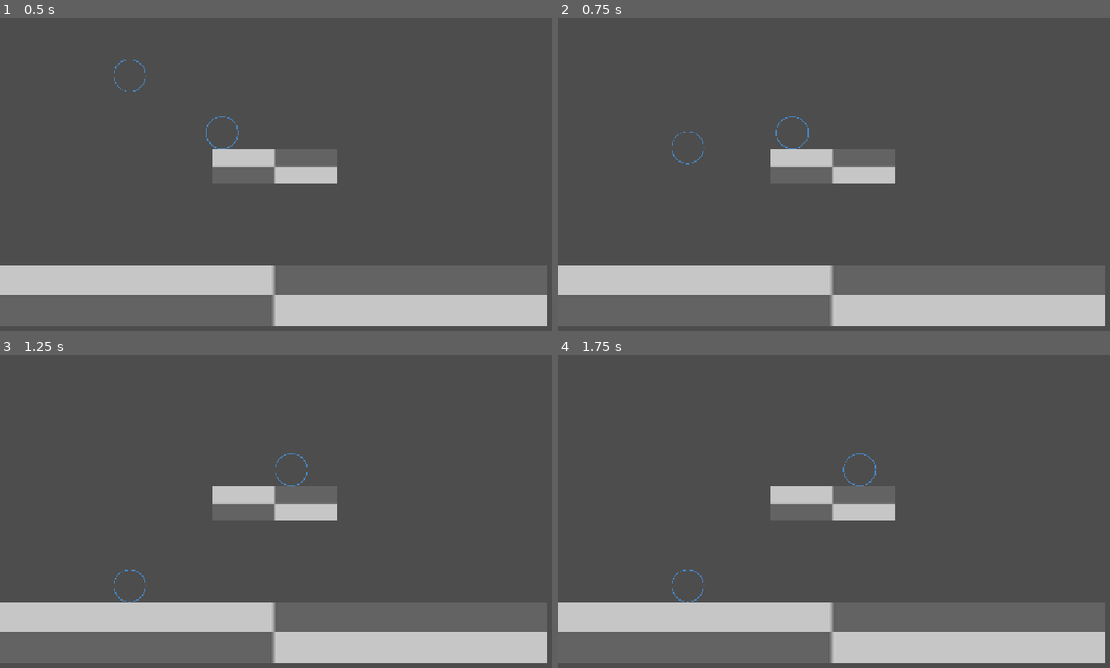
Above: before the commit, frames 1-4 (two rows, left to right).
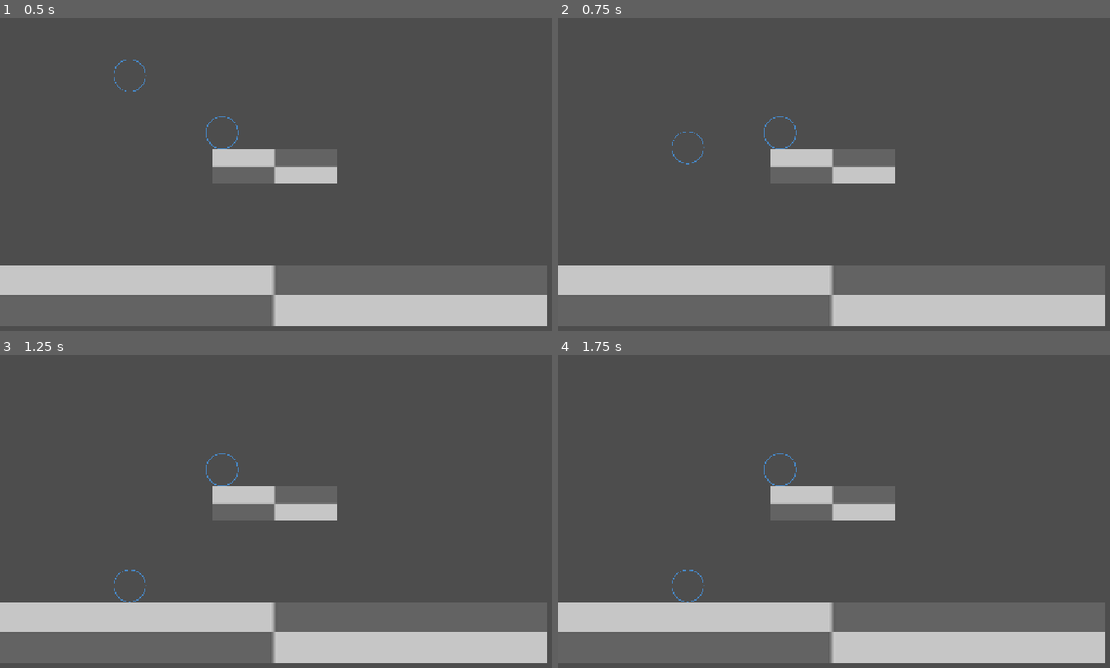
Above: after the commit, the same moments.

Repository: piperinnshall/Blattle
Game: Godot game, scene res://piper/scenes/level/level.tscn
The game is run twice, just before and just after one commit, with the same random seed, the same clock (stepped at 60 frames per second) and the same inputs. This scene is started directly instead of the project's main scene.
Inputs (mouse positions are in pixels of both pictures, inside the frame that each line leads up to):
- Up to frame 1 (0.5 s): no input
- Up to frame 2 (0.75 s): tap Enter (ui_accept) at 0.5 s; move the mouse to (1032, 183) at 0.52 s; hold D (right) from 0.53 s (still down); hold W (jump) from 0.53 s (still down); click (1032, 183) at 0.6 s
- Up to frame 3 (1.25 s): keep holding D (right); keep holding W (jump)
- Up to frame 4 (1.75 s): release D (right) at 1.25 s; release W (jump) at 1.25 s; drag from (756, 558) to (850, 611) at 1.27 s

Frame 1 is identical in both runs. In frame 2, 0.1% of the frame differs, in the area x 37-46%, y 31-42%; in frame 3, 0.1%; in frame 4, 0.1%, in the area x 37-58%, y 31-42%.

Commit message:
chore: fixed the menus, added a mute toggle

Diff:
--- a/leos/scenes/DeathMenu.tscn
+++ b/leos/scenes/DeathMenu.tscn
@@ -1,6 +1,6 @@
 [gd_scene load_steps=2 format=3 uid="uid://dyvaunj3fkxqn"]
 
-[ext_resource type="Script" uid="uid://ch5pyv34lj0mq" path="res://leos/scripts/deathMenu.gd" id="1_okyhj"]
+[ext_resource type="Script" uid="uid://ch5pyv34lj0mq" path="res://scripts/deathMenu.gd" id="1_okyhj"]
 
 [node name="Control" type="Control"]
 layout_mode = 3
@@ -44,3 +44,6 @@
 
 [node name="VolumeSlider" type="HSlider" parent="VBoxContainer"]
 layout_mode = 2
+
+[node name="MuteButton" type="Button" parent="VBoxContainer"]
+layout_mode = 2
--- a/leos/scenes/testlevel.tscn
+++ b/leos/scenes/testlevel.tscn
@@ -2,10 +2,10 @@
 
 [ext_resource type="Texture2D" uid="uid://cqn6abucyx618" path="res://leos/assets/2c619dcb-a6ce-4f31-ae4d-376daaeffa7d.png" id="1_7ixgg"]
 [ext_resource type="Script" uid="uid://bvr74pqghfcdf" path="res://scripts/testlevel.gd" id="1_hyqgw"]
-[ext_resource type="PackedScene" uid="uid://do7uew7t2n8is" path="res://leos/scenes/TestPlayer.tscn" id="2_6ewva"]
+[ext_resource type="PackedScene" uid="uid://do7uew7t2n8is" path="res://scenes/TestPlayer.tscn" id="2_6ewva"]
 [ext_resource type="PackedScene" uid="uid://cfr2gwmxc3aii" path="res://scenes/hittable_object.tscn" id="3_jiwm1"]
 [ext_resource type="PackedScene" uid="uid://cdcq14nucamxn" path="res://scenes/moon.tscn" id="5_7ixgg"]
-[ext_resource type="PackedScene" uid="uid://bv5jav4dhu5nu" path="res://leos/scenes/HealthBars.tscn" id="5_hyqgw"]
+[ext_resource type="PackedScene" uid="uid://bv5jav4dhu5nu" path="res://scenes/HealthBars.tscn" id="5_hyqgw"]
 [ext_resource type="PackedScene" uid="uid://dyvaunj3fkxqn" path="res://scenes/DeathMenu.tscn" id="7_bx6wm"]
 [ext_resource type="PackedScene" uid="uid://dm84abbsaarte" path="res://piper/scenes/character/player.tscn" id="8_ivy6k"]
 
@@ -19,7 +19,7 @@
 gradient = SubResource("Gradient_7ixgg")
 
 [sub_resource type="RectangleShape2D" id="RectangleShape2D_bx6wm"]
-size = Vector2(296, 592)
+size = Vector2(774, 592)
 
 [sub_resource type="RectangleShape2D" id="RectangleShape2D_jiwm1"]
 size = Vector2(360, 916)
@@ -74,7 +74,7 @@
 freeze = true
 
 [node name="CollisionShape2D" type="CollisionShape2D" parent="RigidBody2D4"]
-position = Vector2(-147, 291)
+position = Vector2(-386, 291)
 shape = SubResource("RectangleShape2D_bx6wm")
 
 [node name="RigidBody2D2" type="RigidBody2D" parent="."]
--- a/piper/scripts/character/character.gd
+++ b/piper/scripts/character/character.gd
@@ -1,86 +1,124 @@
 extends CharacterBody2D
 class_name Character
 
+# Add the player_died signal
+signal player_died(player: Node)
+
 # --- Exported Variables ---
-
 @export_group("Behaviours")
 @export var jump: Jump
 @export var dash: Dash
 @export var attack: Attack
-
 @export_group("Movement")
 @export var speed: float = 200.0
 @export var acceleration: float = 1000.0
 @export var friction: float = 1200.0
 @export var gravity: float = 800.0
 @export var buffer_time: float = 0.1
+@export_group("Health")
+@export var max_health: float = 100.0
 
 # --- State ---
-
-var _health := 100
-var _input_buffer := {}
+var _health := 100.0
+var input_buffer := {}
 
 # --- Built-in ---
+func _ready():
+	# Initialize health
+	_health = max_health
+
+	# Add to Players group for GameManager detection
+	add_to_group("Players")
+
+	print("Character ", name, " initialized with health: ", _health)
 
 func _physics_process(delta):
-	_handle_movement(delta)
-	_handle_behaviour(delta, jump, "jump", _get_jump_input())
-	_handle_behaviour(delta, dash, "dash", _get_dash_input())
-	_handle_behaviour(delta, attack, "light", _get_light_input())
-	_handle_behaviour(delta, attack, "heavy", _get_heavy_input())
+	handle_movement(delta)
+	handle_behaviour(delta, jump, "jump", get_jump_input())
+	handle_behaviour(delta, dash, "dash", get_dash_input())
+	handle_behaviour(delta, attack, "light", get_light_input())
+	handle_behaviour(delta, attack, "heavy", get_heavy_input())
 
-	_update_input_buffer(delta)
+	update_input_buffer(delta)
 
 	move_and_slide()
 
 # --- Abstract ---
+func get_movement_input() -> float:  return 0
+func get_jump_input() -> bool:  return false
+func get_dash_input() -> bool: return false
+func get_light_input() -> bool: return false
+func get_heavy_input() -> bool: return false
 
-func _get_movement_input() -> float:  return 0
-func _get_jump_input() -> bool:  return false
-func _get_dash_input() -> bool: return false
-func _get_light_input() -> bool: return false
-func _get_heavy_input() -> bool: return false
-
-# --- Attack ---
-
-func take_damage(damage):
-	_health -= damage
-
-func get_health() -> int:
+# --- Health System ---
+func get_health() -> float:
 	return _health
 
+func get_max_health() -> float:
+	return max_health
+
+func take_damage(damage: float):
+	_health -= damage
+	_health = max(0, _health)
+	print("Player ", name, " took ", damage, " damage. Health: ", _health, "/", max_health)
+
+	if _health <= 0:
+		die()
+
+func heal(amount: float):
+	_health += amount
+	_health = min(max_health, _health)
+	print("Player ", name, " healed ", amount, ". Health: ", _health, "/", max_health)
+
+func die():
+	print("Player ", name, " died!")
+	player_died.emit(self)
+	set_physics_process(false)
+	set_process_input(false)
+
+# Keep the old method name for compatibility
+func apply_damage(damage: float):
+	take_damage(damage)
+
 # --- Movement ---
-
-func _handle_movement(delta: float):
+func handle_movement(delta: float):
 	if not is_on_floor():
 		velocity.y += gravity * delta
 
-	var input_dir = _get_movement_input()
+	var input_dir = get_movement_input()
 	if input_dir != 0.0:
 		velocity.x = move_toward(velocity.x, input_dir * speed, acceleration * delta)
 	else:
 		velocity.x = move_toward(velocity.x, 0.0, friction * delta)
 
 # --- Behaviours ---
-
-func _handle_behaviour(delta, behaviour, behaviour_str, input):
+func handle_behaviour(delta, behaviour, behaviour_str, input):
 	behaviour.update(self, delta)
 	if input and not behaviour.is_busy():
-		_buffer_input(behaviour_str)
-	if _input_buffer.has(behaviour_str):
+		buffer_input(behaviour_str)
+	if input_buffer.has(behaviour_str):
 		behaviour.perform(self)
-		_input_buffer.erase(behaviour_str)
+		input_buffer.erase(behaviour_str)
 
 # --- Input Buffer ---
+func buffer_input(action: String):
+	input_buffer[action] = buffer_time
 
-func _buffer_input(action: String):
-	_input_buffer[action] = buffer_time
-
-func _update_input_buffer(delta: float):
+func update_input_buffer(delta: float):
 	var to_remove := []
-	for action in _input_buffer.keys():
-		_input_buffer[action] -= delta
-		if _input_buffer[action] <= 0:
+	for action in input_buffer.keys():
+		input_buffer[action] -= delta
+		if input_buffer[action] <= 0:
 			to_remove.append(action)
 	for action in to_remove:
-		_input_buffer.erase(action)
+		input_buffer.erase(action)
+
+# --- State Queries ---
+func is_jumping() -> bool:
+	return velocity.y < 0
+
+func is_falling() -> bool:
+	return velocity.y > 0 and not is_on_floor()
+
+func get_speed() -> float:
+	return velocity.length()
--- a/scripts/deathMenu.gd
+++ b/scripts/deathMenu.gd
@@ -12,61 +12,61 @@
 @onready var quit_button: Button = $VBoxContainer/QuitButton
 @onready var volume_label: Label = $VBoxContainer/VolumeLabel
 @onready var volume_slider: HSlider = $VBoxContainer/VolumeSlider
+@onready var mute_button: Button = $VBoxContainer/MuteButton
 
 # Audio bus index
 var sfx_bus_index: int
 
+# Mute state
+var is_muted: bool = false
+
 func _ready():
-	# Hide the death menu initially
 	visible = false
-
-	# Set up process mode for pause handling
 	process_mode = Node.PROCESS_MODE_WHEN_PAUSED
-
-	# Get SFX audio bus index
 	sfx_bus_index = AudioServer.get_bus_index(SFX_BUS_NAME)
-
-	# Initialize volume controls
 	setup_volume_controls()
-
-	# Connect button signals
 	connect_signals()
 
 func setup_volume_controls():
-	# Configure volume slider
 	volume_slider.min_value = MIN_VOLUME_DB
 	volume_slider.max_value = MAX_VOLUME_DB
 	volume_slider.step = 1.0
 
-	# Load saved volume or use default
 	var saved_volume = get_saved_volume()
 	volume_slider.value = saved_volume
-
-	# Apply the loaded volume
 	set_sfx_volume(saved_volume)
 	update_volume_label(saved_volume)
 
+	# Check current mute state and set button text accordingly
+	is_muted = AudioServer.is_bus_mute(sfx_bus_index)
+	mute_button.text = "Unmute" if is_muted else "Mute"
+
 func connect_signals():
-	# Connect button signals
 	restart_button.pressed.connect(_on_restart_pressed)
 	quit_button.pressed.connect(_on_quit_pressed)
+	volume_slider.value_changed.connect(_on_volume_changed)
+	mute_button.pressed.connect(_on_mute_pressed)
 
-	# Connect volume slider signal
-	volume_slider.value_changed.connect(_on_volume_changed)
+func _on_mute_pressed():
+	is_muted = !is_muted
+
+	if is_muted:
+		AudioServer.set_bus_mute(sfx_bus_index, true)
+		mute_button.text = "Unmute"
+	else:
+		AudioServer.set_bus_mute(sfx_bus_index, false)
+		mute_button.text = "Mute"
 
 func show_death_menu():
-	# Show menu with fade-in effect
 	visible = true
 	get_tree().paused = true
 	restart_button.grab_focus()
 
-	# Fade in animation
 	var tween = create_tween()
 	modulate.a = 0.0
 	tween.tween_property(self, "modulate:a", 1.0, 0.5)
 
 func hide_death_menu():
-	# Hide menu and unpause
 	visible = false
 	get_tree().paused = false
 
@@ -80,34 +80,28 @@
 	get_tree().quit()
 
 func _on_volume_changed(value: float):
-	# Update SFX volume when slider changes
 	set_sfx_volume(value)
 	update_volume_label(value)
 	save_volume(value)
 
 func set_sfx_volume(volume_db: float):
-	# Apply volume to SFX bus
 	if sfx_bus_index >= 0:
 		AudioServer.set_bus_volume_db(sfx_bus_index, volume_db)
 
 func update_volume_label(volume_db: float):
-	# Update label to show volume percentage
 	var volume_percent = db_to_percent(volume_db)
 	volume_label.text = "SFX Volume: %d%%" % volume_percent
 
 func db_to_percent(db: float) -> int:
-	# Convert decibel value to percentage for display
 	var normalized = (db - MIN_VOLUME_DB) / (MAX_VOLUME_DB - MIN_VOLUME_DB)
 	return int(normalized * 100)
 
 func save_volume(volume_db: float):
-	# Save volume setting to user preferences
 	var config = ConfigFile.new()
 	config.set_value("audio", "sfx_volume", volume_db)
 	config.save("user://audio_settings.cfg")
 
 func get_saved_volume() -> float:
-	# Load saved volume or return default
 	var config = ConfigFile.new()
 	var err = config.load("user://audio_settings.cfg")
 
